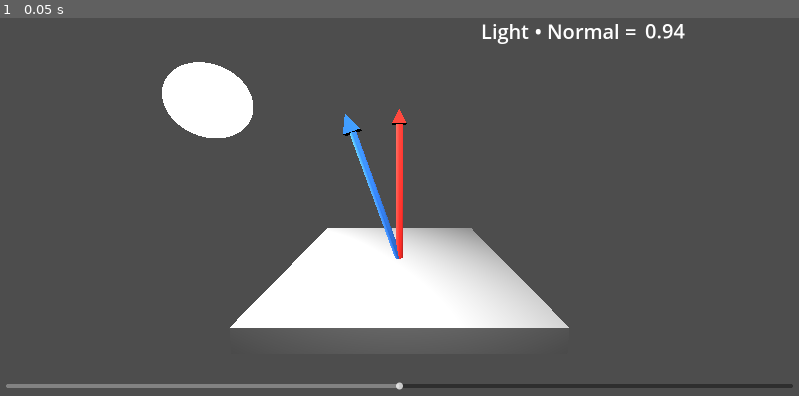
Above: before the commit, frame 1.
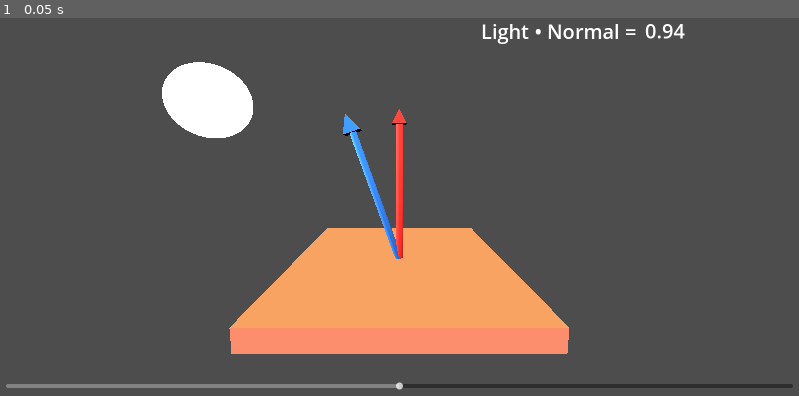
Above: after the commit, the same moment.

Repository: chapachapa/mgh-dot-product
Game: Godot game, scene res://Main.tscn
Same seed, same stepped clock (60 frames per second), same inputs: the game is played once before the commit and once after it.
Inputs:
- Up to frame 1 (0.05 s): no input

The runs differ from the first frame. In frame 1, 11% of the frame differs, in the area x 28-72%, y 55-89%.

Commit message:
shader first draft yay (not accurate)

Diff:
--- a/Main.tscn
+++ b/Main.tscn
@@ -1,7 +1,8 @@
-[gd_scene load_steps=10 format=3 uid="uid://daselg1ad3c7j"]
+[gd_scene load_steps=11 format=3 uid="uid://daselg1ad3c7j"]
 
 [ext_resource type="Script" path="res://main.gd" id="1_kml8j"]
 [ext_resource type="Material" uid="uid://ew806vs30j6m" path="res://shader/blue.tres" id="2_mfmeq"]
+[ext_resource type="Material" uid="uid://bhclwu70axjej" path="res://shader/plane_shader.tres" id="3_2jn4q"]
 [ext_resource type="Material" uid="uid://dvk23e4kfqt1t" path="res://shader/red.tres" id="3_vsnmm"]
 
 [sub_resource type="StandardMaterial3D" id="StandardMaterial3D_rs8sg"]
@@ -56,6 +57,7 @@
 [node name="MeshInstance3D" type="MeshInstance3D" parent="Plane"]
 transform = Transform3D(1, 0, 0, 0, 1, 0, 0, 0, 1, 0.00401804, -0.1, -0.000415087)
 mesh = SubResource("BoxMesh_0y63w")
+surface_material_override/0 = ExtResource("3_2jn4q")
 
 [node name="MeshInstance3D2" type="MeshInstance3D" parent="Plane"]
 transform = Transform3D(0.0999723, 0, -0.00235249, 0, 1, 0, 0.00235249, 0, 0.0999723, 0.0040797, 0.989733, -0.000421762)
--- /dev/null
+++ b/shader/plane_shader.gdshader
@@ -0,0 +1,33 @@
+shader_type spatial;
+render_mode unshaded;
+
+uniform sampler2D gradient;
+uniform vec3 lightPos = vec3(-2.7, 2.097, 0.0);
+// sorry i need a way to get the light obj's position still.
+// be careful of floating point values, it failed earlier bc of that :(
+
+varying vec3 normal; // varying to pass the var from vertex to frag
+// https://docs.godotengine.org/en/stable/tutorials/shaders/shader_reference/shading_language.html#varyings
+varying vec3 lightVector;
+varying vec3 world_position;
+
+void vertex(){
+	world_position = (MODEL_MATRIX * vec4(VERTEX, 1.0)).xyz;
+	// got ^ from https://www.reddit.com/r/godot/comments/gok070/need_help_getting_world_coordinates_in_shader/
+	normal = normalize(NORMAL);
+	//lightVector = normalize(vec3(lightPos.x - world_position.x, lightPos.y - world_position.y, lightPos.z - world_position.z));
+	lightVector = normalize(vec3(lightPos.x - NODE_POSITION_WORLD.x, lightPos.y - NODE_POSITION_WORLD.y, lightPos.z - NODE_POSITION_WORLD.z));
+
+}
+
+void fragment() {
+	//float dotProduct = dot(lightVector, vec3(0, 0, 1));
+	float dotProduct = dot(lightVector, normal);
+	ALBEDO = texture(gradient, vec2(dotProduct, 0.0)).rgb;
+	// got help from https://www.gdquest.com/tutorial/godot/shaders/gradient-map/
+}
+
+//void light() {
+	// Called for every pixel for every light affecting the material.
+	// Uncomment to replace the default light processing function with this one.
+//}
--- /dev/null
+++ b/shader/plane_shader.tres
@@ -0,0 +1,13 @@
+[gd_resource type="ShaderMaterial" load_steps=4 format=3 uid="uid://bhclwu70axjej"]
+
+[ext_resource type="Shader" path="res://shader/plane_shader.gdshader" id="1_m3775"]
+[ext_resource type="Gradient" uid="uid://r4tb3ouemtbl" path="res://shader/plane_shader_gradient.tres" id="2_qypk5"]
+
+[sub_resource type="GradientTexture2D" id="GradientTexture2D_o6dd5"]
+gradient = ExtResource("2_qypk5")
+
+[resource]
+render_priority = 0
+shader = ExtResource("1_m3775")
+shader_parameter/lightPos = Vector3(0.005, 2.425, 2.003)
+shader_parameter/gradient = SubResource("GradientTexture2D_o6dd5")
--- /dev/null
+++ b/shader/plane_shader_gradient.tres
@@ -0,0 +1,6 @@
+[gd_resource type="Gradient" format=3 uid="uid://r4tb3ouemtbl"]
+
+[resource]
+offsets = PackedFloat32Array(0, 0.5, 1)
+colors = PackedColorArray(0.30179, 0.0683435, 0.415243, 1, 1, 0.494118, 0.470588, 1, 0.963242, 0.75287, 0.323352, 1)
+metadata/_snap_enabled = true
